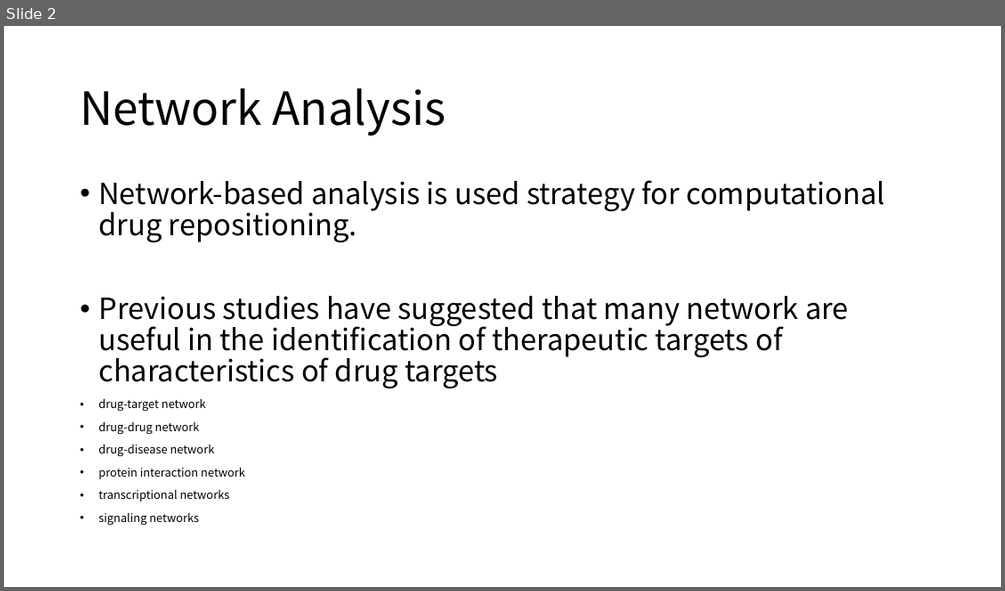
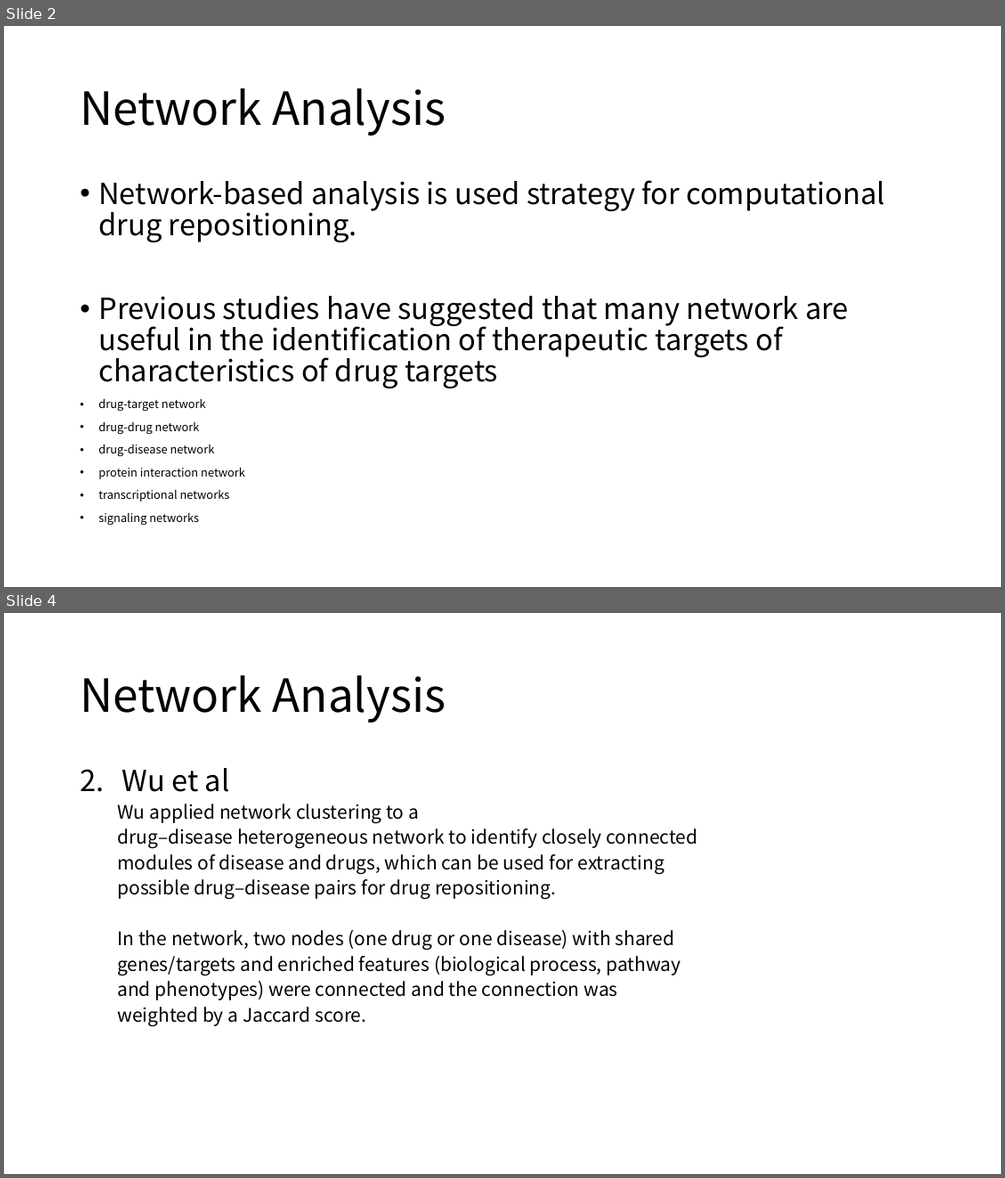
Before and after one commit to moklise/TIL, a slide deck: Review/[2] A Survey Off Current Trends In Computational Drug/A survey of current trends in computational drug.pptx. Shown one above the other, each under a label of ours: slide 2 before the commit, slides 2 and 4 after it; the slides between them are not shown. The pictures are 1005x591 and 1005x1178 pixels, drawn with LibreOffice and Linux fonts; fonts in the diff are those of the drawing. Boxes give left, top, right and bottom in pixels: in the first picture for what was removed or moved away, otherwise in the second. Text is boxed around its words. In the diff, an @@ line names an element or a change of style, - is before the commit and + after.

Commit message:
[Review] A survey of current trends in computational drug 160706

```diff
--- a/Review/[2] A Survey Off Current Trends In Computational Drug/A survey of current trends in computational drug.pptx
+++ b/Review/[2] A Survey Off Current Trends In Computational Drug/A survey of current trends in computational drug.pptx
@@ slide 4 added at (x1=4, y1=613, x2=1001, y2=1174), background #FFFFFF @@
@@ title added at (x1=80, y1=675, x2=446, y2=722), 44 pt, text #000000 @@
+Network Analysis
@@ text added at (x1=117, y1=768, x2=698, y2=1026), 18 pt, text #000000 @@
+2. Wu et al
+  Wu applied network clustering to a
+  drug–disease heterogeneous network to identify closely connected
+  modules of disease and drugs, which can be used for extracting
+  possible drug–disease pairs for drug repositioning.
+  In the network, two nodes (one drug or one disease) with shared
+  genes/targets and enriched features (biological process, pathway
+  and phenotypes) were connected and the connection was
+  weighted by a Jaccard score.
```
Also in this commit, not shown: 1 slide changed, 9 other slides added, 1 other file.
